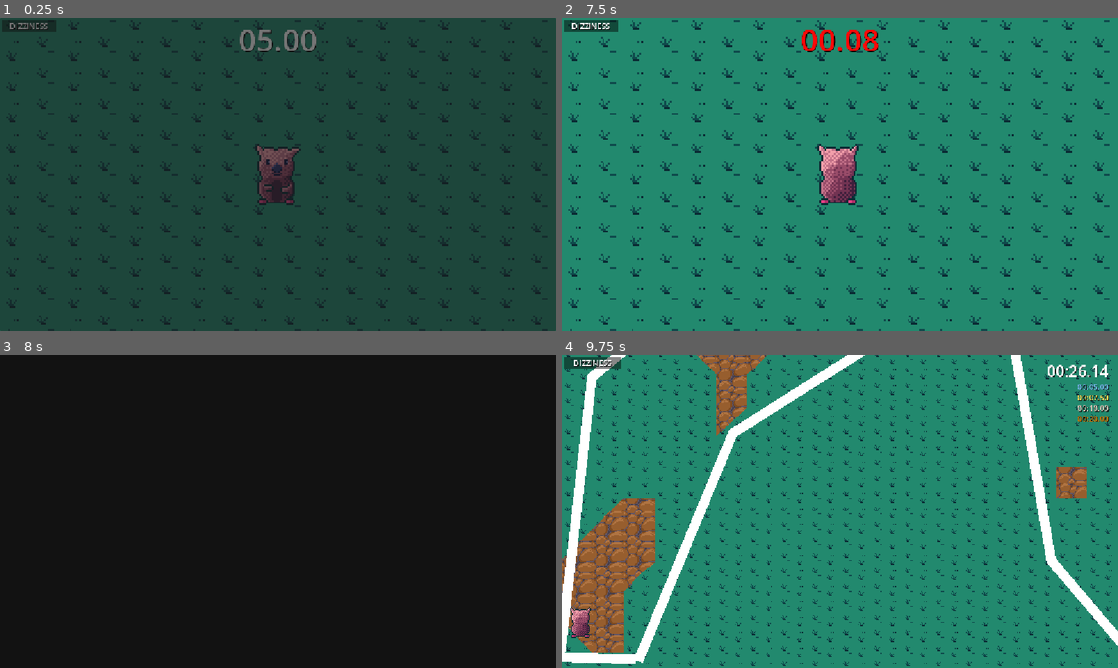
Above: before the commit, frames 1-4 (two rows, left to right).
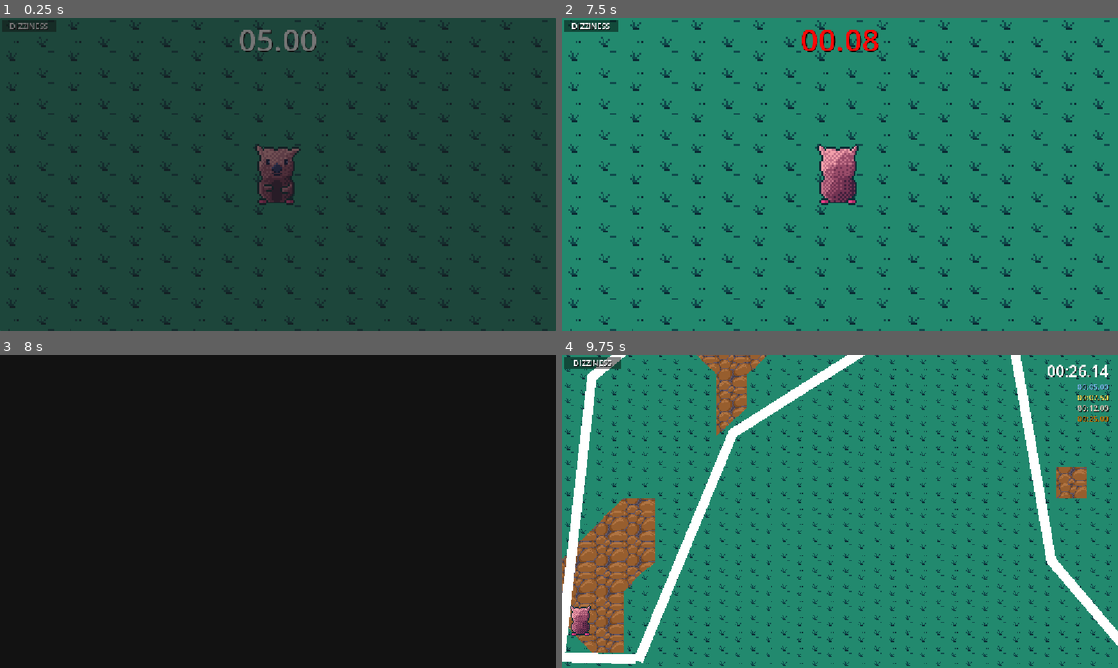
Above: after the commit, the same moments.

Repository: robplaysmusic-bit/dizzy-dash
Game: Godot game, scene res://levels/spin-test.tscn
Same seed, same stepped clock (60 frames per second), same inputs: the game is played once before the commit and once after it.
Inputs (mouse positions are in pixels of both pictures, inside the frame that each line leads up to):
- Up to frame 1 (0.25 s): no input
- Up to frame 2 (7.5 s): tap Enter at 0.5, 2.1, 5.1 s; move the mouse to (962, 158) at 0.52 s; hold D (right) 0.53-1.25 s; tap Delete at 0.6, 3.6, 6.6 s; click (962, 158) at 0.67 s; tap Space (jump) at 0.77, 3.77, 6.77 s; drag from (728, 190) to (812, 237) at 1.27 s; tap E (retry_spin) at 2 s; move the mouse to (895, 105) at 2.02 s; hold D (right) 2.03-2.75 s; drag from (812, 237) to (673, 127) at 2.77 s; move the mouse to (1006, 221) at 3.52 s; hold A (left) 3.53-4.25 s; drag from (673, 127) to (756, 96) at 4.27 s; move the mouse to (867, 174) at 5.02 s; hold Backspace (back) 5.03-5.75 s; click (867, 174) at 5.17 s; drag from (756, 96) to (728, 190) at 5.77 s; move the mouse to (962, 158) at 6.52 s; hold W (up) 6.53-7.25 s; drag from (728, 190) to (812, 237) at 7.27 s
- Up to frame 3 (8 s): no input
- Up to frame 4 (9.75 s): move the mouse to (895, 442) at 8.02 s; hold Backspace (back) 8.03-8.75 s; tap Enter at 8.1 s; drag from (812, 574) to (673, 464) at 8.77 s; tap E (retry_spin) at 9.5 s; move the mouse to (1006, 558) at 9.52 s; hold W (up) from 9.53 s (still down); tap Delete at 9.6 s; click (1006, 558) at 9.67 s

Frames 1-3 are identical in both runs. In frame 4, 0.2% of the frame differs, in the area x 1-97%, y 16-91%.

Commit message:
final balance pass.

Diff:
--- a/autoloads/dizzy_manager.gd
+++ b/autoloads/dizzy_manager.gd
@@ -27,10 +27,10 @@
 	Dizzy.NOT_DIZZY: DizzyEffect.new(  0,  0, 6.0),
 	Dizzy.SLIGHTLY : DizzyEffect.new(180,  2, 6.0),
 	Dizzy.SOMEWHAT : DizzyEffect.new( 45,  2, 6.0),
-	Dizzy.STANDARD : DizzyEffect.new( 45, 13, 6.0),
-	Dizzy.VERY     : DizzyEffect.new( 75, 10, 5.0),
-	Dizzy.EXTREMELY: DizzyEffect.new( 90,  5, 4.0),
-	Dizzy.OH_NO    : DizzyEffect.new( 90, 10, 3.0)
+	Dizzy.STANDARD : DizzyEffect.new( 60,  4, 6.0),
+	Dizzy.VERY     : DizzyEffect.new( 75,  6, 4.0),
+	Dizzy.EXTREMELY: DizzyEffect.new( 90,  8, 2.0),
+	Dizzy.OH_NO    : DizzyEffect.new( 90, 10, 1.0)
 }
 
 var _tier : Dizzy = Dizzy.NOT_DIZZY
--- a/levels/level-1.tscn
+++ b/levels/level-1.tscn
@@ -29,8 +29,8 @@
 script = ExtResource("1_471vb")
 platinum_time = 5.0
 gold_time = 7.5
-silver_time = 10.0
-bronze_time = 20.0
+silver_time = 12.0
+bronze_time = 25.0
 level_num = 1
 next_course = "uid://d1swo5fc3sqe7"
 
--- a/levels/level-2.tscn
+++ b/levels/level-2.tscn
@@ -45,10 +45,10 @@
 
 [node name="Level2" type="Node2D" unique_id=938879597]
 script = ExtResource("1_7068u")
-platinum_time = 4.0
+platinum_time = 4.5
 gold_time = 6.0
 silver_time = 10.0
-bronze_time = 20.0
+bronze_time = 22.0
 level_num = 2
 next_course = "uid://4nwdhi7v7ey4"
 
--- a/levels/level-3.tscn
+++ b/levels/level-3.tscn
@@ -55,9 +55,9 @@
 
 [node name="Level3" type="Node2D" unique_id=938879597]
 script = ExtResource("1_im8po")
-platinum_time = 7.0
-gold_time = 10.0
-silver_time = 15.0
+platinum_time = 5.0
+gold_time = 8.0
+silver_time = 14.0
 bronze_time = 25.0
 level_num = 3
 next_course = "uid://e6fwadmka7x4"
--- a/player/player.gd
+++ b/player/player.gd
@@ -1,14 +1,10 @@
 class_name Player extends RigidBody2D
-
-const MAX_WALK_SPEED : float = 200.0
-const WALK_ACCEL : float = 1000.0
-const WALK_DEACCEL : float = 1000.0
 
 const JUMP_TIME : float = 0.5
 const RESPAWN_TIME : float = 1.0
 const RESPAWN_DISTANCE : float = 100.0
 
-const ICY_DAMP : float = 0.5
+const ICY_DAMP : float = 1.75
 const NORMAL_DAMP : float = 5.0
 const SAND_DAMP : float = 10.0
 
--- a/player/player.tscn
+++ b/player/player.tscn
@@ -278,7 +278,7 @@
 center_of_mass_mode = 1
 linear_damp = 5.0
 script = ExtResource("1_oul6g")
-move_scale = 1100.0
+move_scale = 1250.0
 
 [node name="AnimatedSprite2D" type="AnimatedSprite2D" parent="." unique_id=1609306316]
 sprite_frames = SubResource("SpriteFrames_c6smh")
Not shown, changed: kanban_tasks_data.kanban
